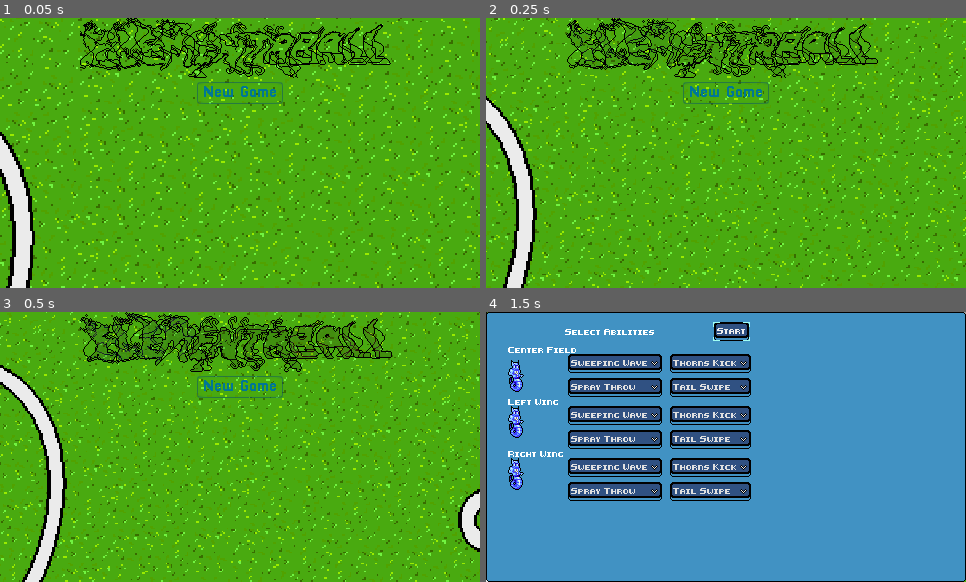
Above: before the commit, frames 1-4 (two rows, left to right).
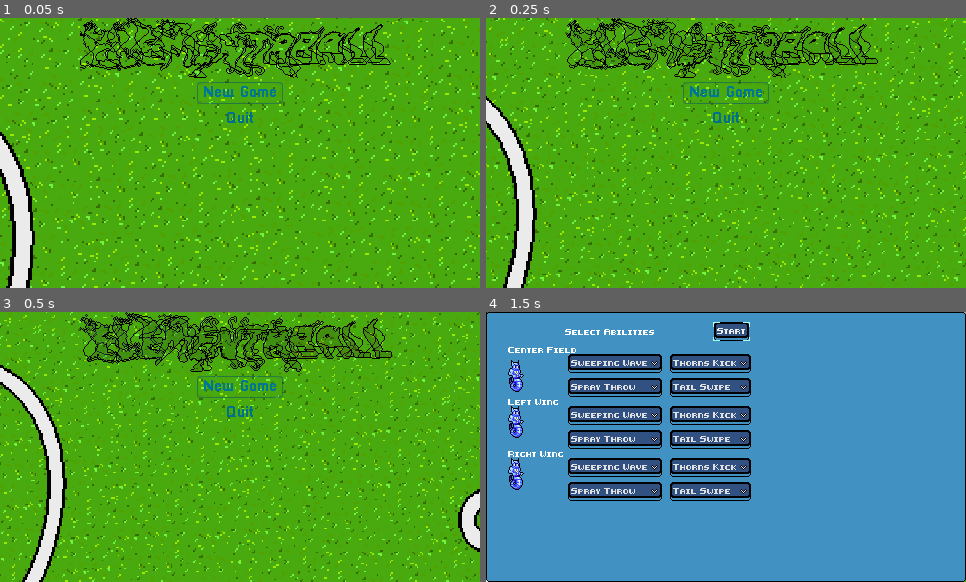
Above: after the commit, the same moments.

Repository: gamkedo-la/Elementaball
Game: Godot game, scene res://UI/StartMenu.tscn
Two runs of this game, one before a commit and one after it. Both use one fixed random seed, a clock stepped at 60 frames per second and the inputs below.
Inputs:
- Up to frame 1 (0.05 s): no input
- Up to frame 2 (0.25 s): no input
- Up to frame 3 (0.5 s): no input
- Up to frame 4 (1.5 s): click "New Game" at 0.5 s; click "Next" at 1.25 s

The runs differ from the first frame. In frame 1, 0.1% of the frame differs, in the area x 47-53%, y 34-39%; in frame 2, 0.1%; in frame 3, 0.1%; in frame 4, nothing differs.

Commit message:
Added quit button to main menu

Diff:
--- /dev/null
+++ b/UI/QuitButton.gd
@@ -0,0 +1,20 @@
+extends Button
+
+
+# Declare member variables here. Examples:
+# var a = 2
+# var b = "text"
+
+
+# Called when the node enters the scene tree for the first time.
+func _ready():
+	pass # Replace with function body.
+
+
+# Called every frame. 'delta' is the elapsed time since the previous frame.
+#func _process(delta):
+#	pass
+
+
+func _on_QuitButton_pressed():
+	get_tree().quit()
--- a/UI/StartMenu.tscn
+++ b/UI/StartMenu.tscn
@@ -1,10 +1,11 @@
-[gd_scene load_steps=161 format=2]
+[gd_scene load_steps=162 format=2]
 
 [ext_resource path="res://Field and Equipment/ParallaxBackground.tscn" type="PackedScene" id=1]
 [ext_resource path="res://UI/StartMenu.gd" type="Script" id=2]
 [ext_resource path="res://UI/New animation/titlegraphic_wip_pa_New animation.png" type="Texture" id=3]
 [ext_resource path="res://Fonts/Pixellari.ttf" type="DynamicFontData" id=4]
 [ext_resource path="res://UI/StartButton.gd" type="Script" id=5]
+[ext_resource path="res://UI/QuitButton.gd" type="Script" id=6]
 
 [sub_resource type="AtlasTexture" id=1]
 atlas = ExtResource( 3 )
@@ -714,6 +715,22 @@
 flat = true
 script = ExtResource( 5 )
 
+[node name="Quit" type="HBoxContainer" parent="MainMenu/Control/MarginContainer/HBoxContainer/MenuButtons"]
+margin_top = 80.0
+margin_right = 86.0
+margin_bottom = 102.0
+alignment = 1
+
+[node name="QuitButton" type="Button" parent="MainMenu/Control/MarginContainer/HBoxContainer/MenuButtons/Quit"]
+self_modulate = Color( 0, 0.498039, 0.623529, 1 )
+margin_left = 22.0
+margin_right = 63.0
+margin_bottom = 22.0
+custom_fonts/font = SubResource( 155 )
+text = "Quit"
+flat = true
+script = ExtResource( 6 )
+
 [node name="Camera2D" type="Camera2D" parent="."]
 current = true
 zoom = Vector2( 0.5, 0.5 )
@@ -731,3 +748,4 @@
 position = Vector2( 616.5, 306 )
 
 [connection signal="pressed" from="MainMenu/Control/MarginContainer/HBoxContainer/MenuButtons/Start/StartButton" to="MainMenu/Control/MarginContainer/HBoxContainer/MenuButtons/Start/StartButton" method="_on_StartButton_pressed"]
+[connection signal="pressed" from="MainMenu/Control/MarginContainer/HBoxContainer/MenuButtons/Quit/QuitButton" to="MainMenu/Control/MarginContainer/HBoxContainer/MenuButtons/Quit/QuitButton" method="_on_QuitButton_pressed"]
